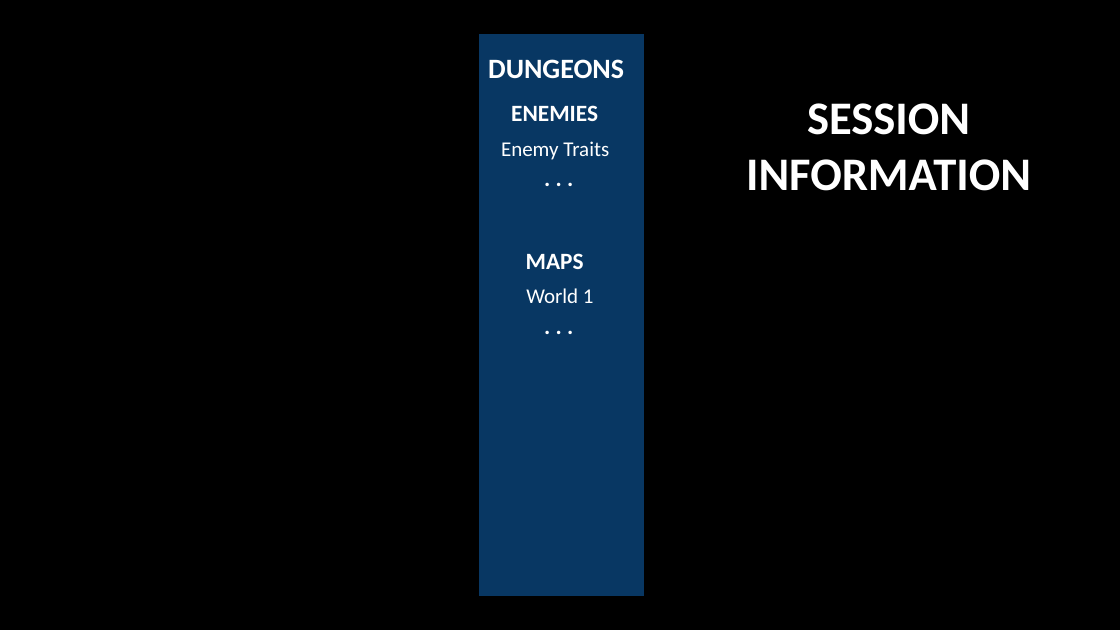
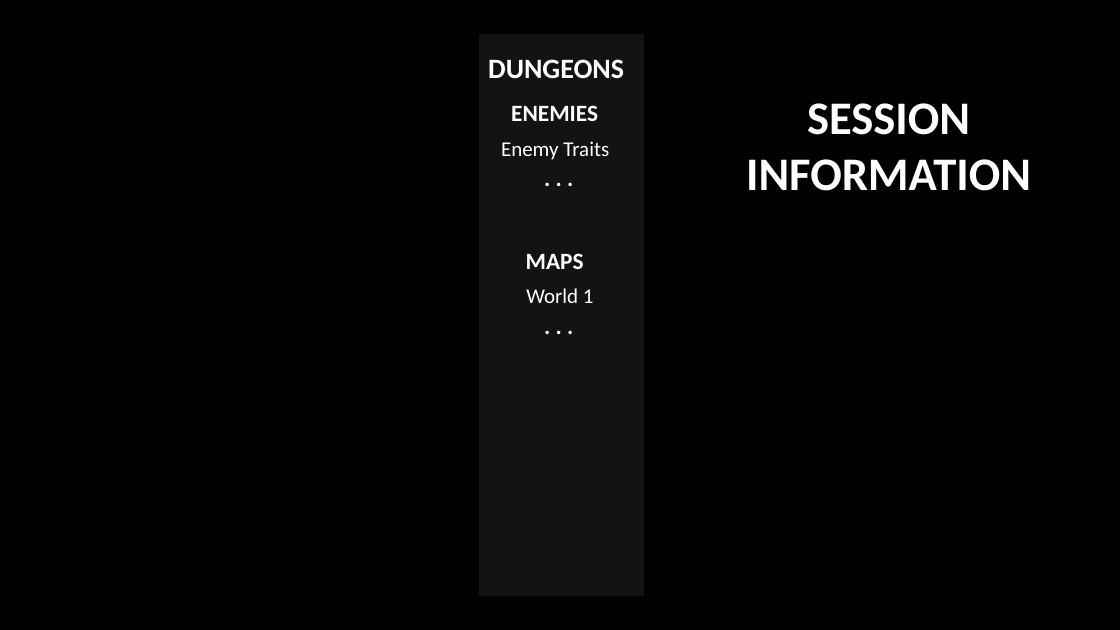
Before and after one commit to corbinmgraham/dungeons, a slide deck: slide 6 of Presentation.pptx. Drawn at 1120x630 pixels with LibreOffice and Linux fonts; fonts in the diff are those of the drawing. Boxes give left, top, right and bottom in pixels: in the first picture for what was removed or moved away, otherwise in the second. Text is boxed around its words. In the diff, an @@ line names an element or a change of style, - is before the commit and + after.

```diff
--- a/Presentation.pptx
+++ b/Presentation.pptx
@@ rectangle at (x1=479, y1=34, x2=644, y2=597): fill #083763 to #151213 @@
```
Also in this commit, not shown: 3 other slides changed, 12 slides added, 1 slide removed.
